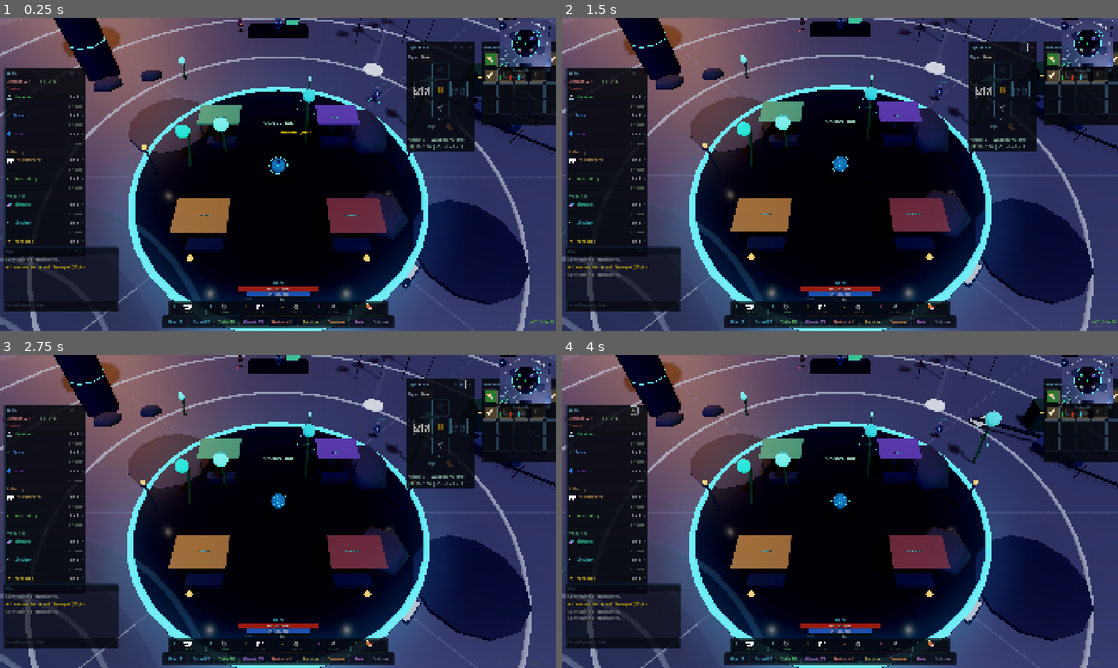
Above: before the commit, frames 1-4 (two rows, left to right).
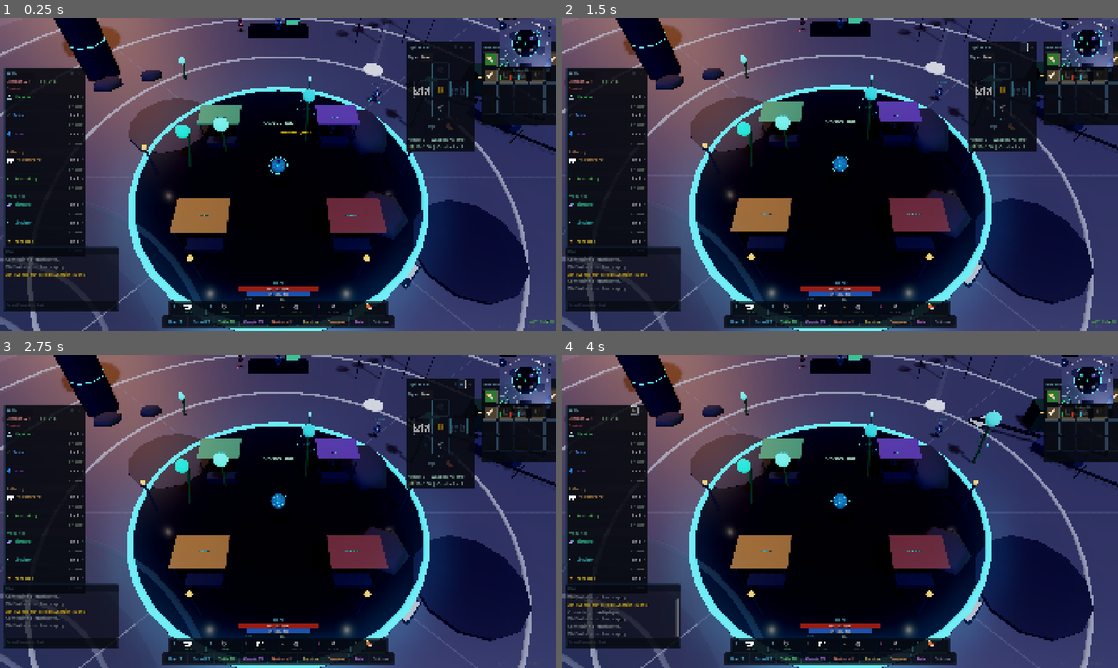
Above: after the commit, the same moments.

Repository: stobieee-bit/Asterian
Game: Godot game, scene res://scenes/main/main.tscn
The game is run twice, just before and just after one commit, with the same random seed, the same clock (stepped at 60 frames per second) and the same inputs.
Inputs (mouse positions are in pixels of both pictures, inside the frame that each line leads up to):
- Up to frame 1 (0.25 s): no input
- Up to frame 2 (1.5 s): click (623, 305) at 0.52 s; type "12" at 0.6 s; click "O" at 1.25 s
- Up to frame 3 (2.75 s): click "L" at 2 s
- Up to frame 4 (4 s): click "×" at 2.75 s; click "O" at 3.5 s

The runs differ from the first frame. In frame 1, 0.2% of the frame differs, in the area x 1-16%, y 78-83%; in frame 2, 0.4%; in frame 3, 0.4%; in frame 4, 0.5%, in the area x 1-21%, y 76-90%.

Commit message:
Add style-based weapon level requirements and 3D weapon models
Weapon/armor equipping now checks the item's combat style skill level
instead of the averaged combat level. Nano weapons need Nano level,
Tesla weapons need Tesla level, etc. Neutral gear falls back to combat level.

Added procedural 3D weapon meshes for each combat style:
- Nano: dual energy daggers with glowing edges and circuit lines
- Tesla: chunky coilgun with capacitor coils and muzzle glow
- Void: tall staff with floating orb, prong cradle, and energy rings

Weapons attach to player hand nodes, animate with arm movements,
and recolor automatically with combat style themes.

Co-Authored-By: Claude Opus 4.6 <noreply@anthropic.com>

Diff:
--- a/scripts/player/player_mesh_builder.gd
+++ b/scripts/player/player_mesh_builder.gd
@@ -1182,6 +1182,255 @@
 
 
 # ═══════════════════════════════════════════════════════════════════════════
+#  WEAPON MESH BUILDERS — Procedural 3D weapon models per combat style
+# ═══════════════════════════════════════════════════════════════════════════
+
+## Build a weapon mesh for the given combat style.
+## Nano returns a single blade (attach one to each hand for dual-wield).
+## Tesla/Void return a single weapon (attach to right hand).
+static func build_weapon_mesh(style: String) -> Node3D:
+	match style:
+		"nano":
+			return _build_nanoblade()
+		"tesla":
+			return _build_coilgun()
+		"void":
+			return _build_voidstaff()
+		_:
+			return _build_nanoblade()
+
+
+## Nano — Sleek energy dagger extending forward from the hand
+static func _build_nanoblade() -> Node3D:
+	var root: Node3D = Node3D.new()
+	root.name = "NanobladeRoot"
+	root.position = Vector3(0.0, -0.25, 0.0)
+
+	# Grip
+	var grip: MeshInstance3D = _cylinder("Grip", 0.015, 0.1, COL_PLATE_DARK, true)
+	grip.position = Vector3(0.0, -0.02, -0.02)
+	grip.rotation.x = deg_to_rad(80)
+	root.add_child(grip)
+
+	# Guard crossbar
+	var guard: MeshInstance3D = _box("Guard", Vector3(0.06, 0.015, 0.025), COL_PLATE_HI, true)
+	guard.position = Vector3(0.0, -0.04, -0.06)
+	root.add_child(guard)
+
+	# Blade core
+	var blade: MeshInstance3D = _box("BladeCore", Vector3(0.015, 0.005, 0.22), COL_PLATE, true)
+	blade.position = Vector3(0.0, -0.035, -0.18)
+	root.add_child(blade)
+
+	# Glowing blade edges
+	var edge_l: MeshInstance3D = _box("EdgeL", Vector3(0.003, 0.008, 0.20), COL_ENERGY, false, true, 2.5)
+	edge_l.position = Vector3(-0.01, -0.035, -0.18)
+	root.add_child(edge_l)
+
+	var edge_r: MeshInstance3D = _box("EdgeR", Vector3(0.003, 0.008, 0.20), COL_ENERGY, false, true, 2.5)
+	edge_r.position = Vector3(0.01, -0.035, -0.18)
+	root.add_child(edge_r)
+
+	# Tapered tip
+	var tip: MeshInstance3D = _box("BladeTip", Vector3(0.008, 0.004, 0.04), COL_ENERGY_BRIGHT, false, true, 3.0)
+	tip.position = Vector3(0.0, -0.035, -0.30)
+	root.add_child(tip)
+
+	# Central spine ridge
+	var spine: MeshInstance3D = _box("Spine", Vector3(0.004, 0.012, 0.18), COL_PLATE_HI, true)
+	spine.position = Vector3(0.0, -0.03, -0.16)
+	root.add_child(spine)
+
+	# Nanotech circuit lines
+	var circuit1: MeshInstance3D = _box("Circuit1", Vector3(0.012, 0.003, 0.10), COL_ENERGY, false, true, 1.5)
+	circuit1.position = Vector3(0.0, -0.038, -0.14)
+	root.add_child(circuit1)
+
+	var circuit2: MeshInstance3D = _box("Circuit2", Vector3(0.012, 0.003, 0.08), COL_ENERGY, false, true, 1.5)
+	circuit2.position = Vector3(0.0, -0.038, -0.22)
+	root.add_child(circuit2)
+
+	# Pommel
+	var pommel: MeshInstance3D = _sphere("Pommel", 0.018, COL_PLATE, true)
+	pommel.position = Vector3(0.0, 0.04, 0.02)
+	root.add_child(pommel)
+
+	# Pommel glow
+	var pommel_glow: MeshInstance3D = _sphere("PommelGlow", 0.01, COL_ENERGY_BRIGHT, false, true, 4.0)
+	pommel_glow.position = Vector3(0.0, 0.05, 0.02)
+	root.add_child(pommel_glow)
+
+	return root
+
+
+## Tesla — Chunky coilgun with capacitor rings
+static func _build_coilgun() -> Node3D:
+	var root: Node3D = Node3D.new()
+	root.name = "CoilgunRoot"
+	root.position = Vector3(0.0, -0.25, 0.0)
+
+	# Receiver body
+	var receiver: MeshInstance3D = _box("Receiver", Vector3(0.045, 0.06, 0.20), COL_PLATE, true)
+	receiver.position = Vector3(0.0, -0.01, -0.14)
+	root.add_child(receiver)
+
+	# Barrel
+	var barrel: MeshInstance3D = _cylinder("Barrel", 0.02, 0.22, COL_PLATE_DARK, true)
+	barrel.position = Vector3(0.0, -0.005, -0.30)
+	barrel.rotation.x = deg_to_rad(90)
+	root.add_child(barrel)
+
+	# Muzzle ring
+	var muzzle: MeshInstance3D = _torus("Muzzle", 0.022, 0.008, COL_PLATE_HI, true)
+	muzzle.position = Vector3(0.0, -0.005, -0.41)
+	muzzle.rotation.x = deg_to_rad(90)
+	root.add_child(muzzle)
+
+	# Muzzle glow
+	var muzzle_glow: MeshInstance3D = _sphere("MuzzleGlow", 0.015, COL_ENERGY, false, true, 3.0)
+	muzzle_glow.position = Vector3(0.0, -0.005, -0.42)
+	root.add_child(muzzle_glow)
+
+	# Capacitor coils along barrel
+	for i in range(3):
+		var coil: MeshInstance3D = _torus("Coil%d" % i, 0.03, 0.006, COL_ENERGY, false, true, 2.0)
+		coil.position = Vector3(0.0, -0.005, -0.24 - i * 0.06)
+		coil.rotation.x = deg_to_rad(90)
+		root.add_child(coil)
+
+	# Grip
+	var gun_grip: MeshInstance3D = _cylinder("GunGrip", 0.018, 0.08, COL_PLATE_DARK, true)
+	gun_grip.position = Vector3(0.0, -0.05, -0.08)
+	root.add_child(gun_grip)
+
+	# Trigger guard
+	var trigger: MeshInstance3D = _box("TriggerGuard", Vector3(0.005, 0.03, 0.04), COL_PLATE, true)
+	trigger.position = Vector3(0.0, -0.04, -0.10)
+	root.add_child(trigger)
+
+	# Top rail
+	var rail: MeshInstance3D = _box("TopRail", Vector3(0.02, 0.01, 0.16), COL_PLATE_HI, true)
+	rail.position = Vector3(0.0, 0.025, -0.14)
+	root.add_child(rail)
+
+	# Rear stock
+	var stock: MeshInstance3D = _box("Stock", Vector3(0.035, 0.04, 0.06), COL_PLATE, true)
+	stock.position = Vector3(0.0, 0.0, -0.02)
+	root.add_child(stock)
+
+	# Side panels
+	var side_l: MeshInstance3D = _box("SideL", Vector3(0.005, 0.04, 0.12), COL_SUIT_LIGHT, true)
+	side_l.position = Vector3(-0.025, -0.01, -0.14)
+	root.add_child(side_l)
+
+	var side_r: MeshInstance3D = _box("SideR", Vector3(0.005, 0.04, 0.12), COL_SUIT_LIGHT, true)
+	side_r.position = Vector3(0.025, -0.01, -0.14)
+	root.add_child(side_r)
+
+	# Energy cell in receiver
+	var cell: MeshInstance3D = _box("EnergyCell", Vector3(0.025, 0.03, 0.04), COL_ENERGY_BRIGHT, false, true, 2.5)
+	cell.position = Vector3(0.0, -0.01, -0.06)
+	root.add_child(cell)
+
+	# Barrel vent glow lines
+	var vent_l: MeshInstance3D = _box("VentL", Vector3(0.004, 0.015, 0.08), COL_ENERGY, false, true, 1.5)
+	vent_l.position = Vector3(-0.025, 0.005, -0.28)
+	root.add_child(vent_l)
+
+	var vent_r: MeshInstance3D = _box("VentR", Vector3(0.004, 0.015, 0.08), COL_ENERGY, false, true, 1.5)
+	vent_r.position = Vector3(0.025, 0.005, -0.28)
+	root.add_child(vent_r)
+
+	return root
+
+
+## Void — Tall staff with floating orb at the tip
+static func _build_voidstaff() -> Node3D:
+	var root: Node3D = Node3D.new()
+	root.name = "VoidstaffRoot"
+	root.position = Vector3(0.0, -0.25, 0.0)
+
+	# Lower shaft (extends downward)
+	var shaft_low: MeshInstance3D = _cylinder("ShaftLower", 0.012, 0.45, COL_PLATE_DARK, true)
+	shaft_low.position = Vector3(0.0, -0.25, 0.0)
+	root.add_child(shaft_low)
+
+	# Upper shaft (extends upward)
+	var shaft_up: MeshInstance3D = _cylinder("ShaftUpper", 0.014, 0.55, COL_PLATE_DARK, true)
+	shaft_up.position = Vector3(0.0, 0.30, 0.0)
+	root.add_child(shaft_up)
+
+	# Grip wrap
+	var grip_wrap: MeshInstance3D = _cylinder("GripWrap", 0.02, 0.1, COL_SUIT, true)
+	grip_wrap.position = Vector3(0.0, 0.0, 0.0)
+	root.add_child(grip_wrap)
+
+	# Head cradle ring
+	var cradle: MeshInstance3D = _torus("Cradle", 0.04, 0.008, COL_PLATE, true)
+	cradle.position = Vector3(0.0, 0.60, 0.0)
+	root.add_child(cradle)
+
+	# Three prongs framing the orb
+	var prong_angles: Array[float] = [0.0, 120.0, 240.0]
+	for i in range(3):
+		var prong: MeshInstance3D = _box("Prong%d" % i, Vector3(0.006, 0.08, 0.006), COL_PLATE_HI, true)
+		var angle_rad: float = deg_to_rad(prong_angles[i])
+		prong.position = Vector3(
+			cos(angle_rad) * 0.03,
+			0.62,
+			sin(angle_rad) * 0.03
+		)
+		prong.rotation.z = cos(angle_rad) * deg_to_rad(-15)
+		prong.rotation.x = sin(angle_rad) * deg_to_rad(-15)
+		root.add_child(prong)
+
+	# Floating orb — primary energy sphere
+	var orb: MeshInstance3D = _sphere("VoidOrb", 0.035, COL_ENERGY, false, true, 5.0)
+	orb.position = Vector3(0.0, 0.65, 0.0)
+	root.add_child(orb)
+
+	# Orb outer glow — transparent halo
+	var orb_glow: MeshInstance3D = _sphere("OrbGlow", 0.05, COL_ENERGY_BRIGHT, false, true, 2.0)
+	orb_glow.position = Vector3(0.0, 0.65, 0.0)
+	var glow_mat: StandardMaterial3D = orb_glow.get_surface_override_material(0) as StandardMaterial3D
+	if glow_mat:
+		glow_mat.transparency = BaseMaterial3D.TRANSPARENCY_ALPHA
+		glow_mat.albedo_color.a = 0.3
+	root.add_child(orb_glow)
+
+	# Energy rings on shaft
+	var ring1: MeshInstance3D = _torus("Ring1", 0.02, 0.005, COL_ENERGY, false, true, 2.0)
+	ring1.position = Vector3(0.0, 0.42, 0.0)
+	root.add_child(ring1)
+
+	var ring2: MeshInstance3D = _torus("Ring2", 0.02, 0.005, COL_ENERGY, false, true, 2.0)
+	ring2.position = Vector3(0.0, 0.15, 0.0)
+	root.add_child(ring2)
+
+	# Base cap
+	var base_cap: MeshInstance3D = _sphere("BaseCap", 0.018, COL_PLATE, true)
+	base_cap.position = Vector3(0.0, -0.48, 0.0)
+	root.add_child(base_cap)
+
+	# Base energy dot
+	var base_glow: MeshInstance3D = _sphere("BaseGlow", 0.01, COL_ENERGY, false, true, 3.0)
+	base_glow.position = Vector3(0.0, -0.50, 0.0)
+	root.add_child(base_glow)
+
+	# Mid-shaft accent plate
+	var accent: MeshInstance3D = _box("MidAccent", Vector3(0.025, 0.04, 0.025), COL_PLATE_HI, true)
+	accent.position = Vector3(0.0, 0.35, 0.0)
+	root.add_child(accent)
+
+	# Energy conduit on shaft
+	var conduit: MeshInstance3D = _capsule("Conduit", 0.005, 0.30, COL_ENERGY, false, true, 1.5)
+	conduit.position = Vector3(0.0, 0.35, 0.015)
+	root.add_child(conduit)
+
+	return root
+
+
+# ═══════════════════════════════════════════════════════════════════════════
 #  MESH FACTORY HELPERS
 # ═══════════════════════════════════════════════════════════════════════════
 
--- a/scripts/player/player_mesh_setup.gd
+++ b/scripts/player/player_mesh_setup.gd
@@ -8,6 +8,7 @@
 # ── References ──────────────────────────────────────────────────────────
 var _mesh_root: Node3D = null
 var _player: CharacterBody3D = null
+var _weapon_nodes: Array[Node3D] = []  # Currently attached weapon meshes
 
 # ── Animation state ─────────────────────────────────────────────────────
 var _walk_phase: float = 0.0
@@ -41,6 +42,9 @@
 	var initial_style: String = str(GameState.player.get("combat_style", "nano"))
 	PlayerMeshBuilder.apply_style_theme(_mesh_root, initial_style)
 
+	# Attach initial weapon model
+	_attach_weapon(initial_style)
+
 	# Cache reference to the parent CharacterBody3D (PlayerController)
 	_player = get_parent() as CharacterBody3D
 
@@ -48,9 +52,15 @@
 	if EventBus.has_signal("player_attacked"):
 		EventBus.player_attacked.connect(_on_player_attacked)
 
-	# Listen for combat style changes to recolor mesh
+	# Listen for combat style changes to recolor mesh and swap weapon
 	if EventBus.has_signal("combat_style_changed"):
 		EventBus.combat_style_changed.connect(_on_style_changed)
+
+	# Listen for equipment changes to show/hide weapon model
+	if EventBus.has_signal("item_equipped"):
+		EventBus.item_equipped.connect(_on_item_equipped)
+	if EventBus.has_signal("item_unequipped"):
+		EventBus.item_unequipped.connect(_on_item_unequipped)
 
 
 func _process(delta: float) -> void:
@@ -111,10 +121,76 @@
 	play_attack()
 
 
-## Signal callback for combat style change — recolor the mesh
+## Signal callback for combat style change — recolor mesh and swap weapon
 func _on_style_changed(new_style: String) -> void:
 	if _mesh_root:
 		PlayerMeshBuilder.apply_style_theme(_mesh_root, new_style)
+		_attach_weapon(new_style)
+
+
+## Signal callback for weapon equip — refresh weapon model
+func _on_item_equipped(slot: String, _item_id: String) -> void:
+	if slot == "weapon":
+		var style: String = str(GameState.player.get("combat_style", "nano"))
+		_attach_weapon(style)
+
+
+## Signal callback for weapon unequip — remove weapon model
+func _on_item_unequipped(slot: String, _item_id: String) -> void:
+	if slot == "weapon":
+		_remove_weapons()
+
+
+## Remove all currently attached weapon meshes
+func _remove_weapons() -> void:
+	for node in _weapon_nodes:
+		if is_instance_valid(node):
+			node.queue_free()
+	_weapon_nodes.clear()
+
+
+## Build and attach weapon mesh(es) for the given combat style
+func _attach_weapon(style: String) -> void:
+	_remove_weapons()
+
+	if _mesh_root == null:
+		return
+
+	# Only show weapon if one is actually equipped
+	var weapon_id: String = str(GameState.equipment.get("weapon", ""))
+	if weapon_id == "":
+		return
+
+	var right_arm_lower: Node3D = _mesh_root.get_meta("right_arm_lower") as Node3D
+	var left_arm_lower: Node3D = _mesh_root.get_meta("left_arm_lower") as Node3D
+
+	match style:
+		"nano":
+			# Dual blades — one per hand
+			if right_arm_lower:
+				var r_blade: Node3D = PlayerMeshBuilder.build_weapon_mesh("nano")
+				right_arm_lower.add_child(r_blade)
+				_weapon_nodes.append(r_blade)
+			if left_arm_lower:
+				var l_blade: Node3D = PlayerMeshBuilder.build_weapon_mesh("nano")
+				left_arm_lower.add_child(l_blade)
+				_weapon_nodes.append(l_blade)
+		"tesla":
+			# Single coilgun in right hand
+			if right_arm_lower:
+				var coilgun: Node3D = PlayerMeshBuilder.build_weapon_mesh("tesla")
+				right_arm_lower.add_child(coilgun)
+				_weapon_nodes.append(coilgun)
+		"void":
+			# Staff in right hand
+			if right_arm_lower:
+				var staff: Node3D = PlayerMeshBuilder.build_weapon_mesh("void")
+				right_arm_lower.add_child(staff)
+				_weapon_nodes.append(staff)
+
+	# Apply style theme so weapon colors match the armor
+	for node in _weapon_nodes:
+		PlayerMeshBuilder.apply_style_theme(node, style)
 
 
 ## Spawn a quick style-specific visual effect at the attack impact point
--- a/scripts/systems/equipment_system.gd
+++ b/scripts/systems/equipment_system.gd
@@ -38,12 +38,25 @@
 		push_warning("EquipmentSystem: Invalid slot '%s'" % slot)
 		return false
 
-	# Check level requirement
+	# Check level requirement — use style's skill level if item has a style
 	var level_req: int = int(item.get("levelReq", 0))
 	if level_req > 0:
-		var combat_lvl: int = GameState.get_combat_level()
-		if combat_lvl < level_req:
-			EventBus.chat_message.emit("Need combat level %d to equip this." % level_req, "system")
+		var item_style: String = str(item.get("style", ""))
+		if item_style == "":
+			item_style = str(item.get("armorStyle", ""))
+
+		var check_level: int = 0
+		var skill_name_display: String = "Combat"
+
+		if item_style != "" and GameState.skills.has(item_style):
+			check_level = int(GameState.skills[item_style]["level"])
+			var skill_data: Dictionary = DataManager.get_skill(item_style)
+			skill_name_display = str(skill_data.get("name", item_style))
+		else:
+			check_level = GameState.get_combat_level()
+
+		if check_level < level_req:
+			EventBus.chat_message.emit("Need %s level %d to equip this." % [skill_name_display, level_req], "system")
 			return false
 
 	# Check skill requirements
